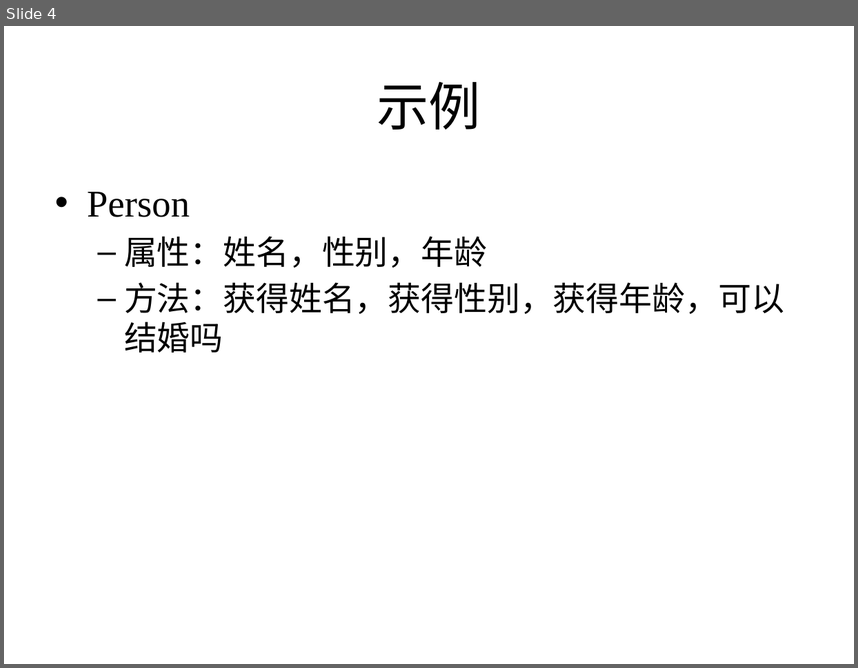
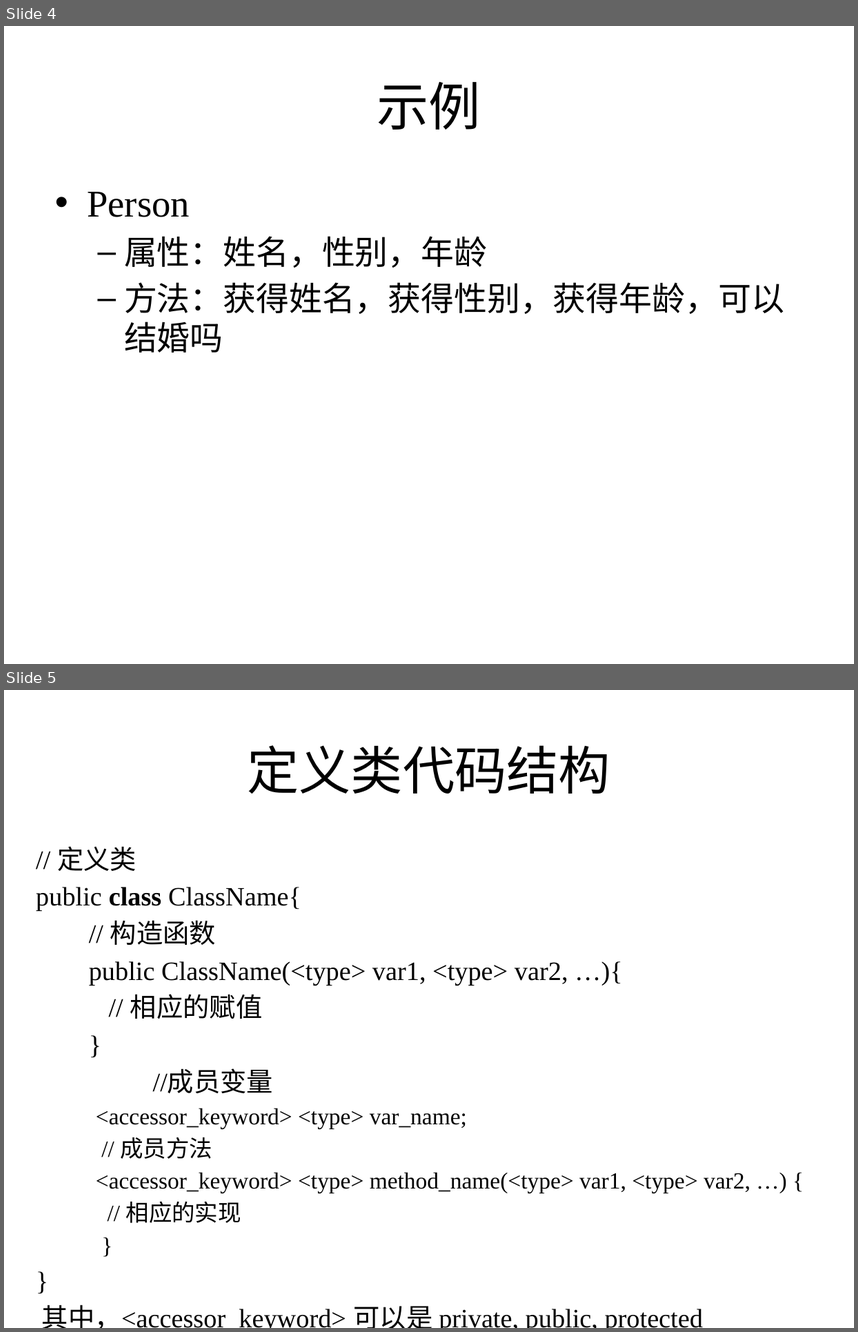
Before and after one commit to zhutao2015/JavaCourse, a slide deck: lesson3/class1.pptx. Shown one above the other, each under a label of ours: slide 4 before the commit, slides 4 and 5 after it. The pictures are 858x668 and 858x1332 pixels, drawn with LibreOffice and Linux fonts; fonts in the diff are those of the drawing. Boxes give left, top, right and bottom in pixels: in the first picture for what was removed or moved away, otherwise in the second. Text is boxed around its words. In the diff, an @@ line names an element or a change of style, - is before the commit and + after.

```diff
--- a/lesson3/class1.pptx
+++ b/lesson3/class1.pptx
@@ slide 5 added at box(4, 690, 854, 1328), background #FFFFFF @@
@@ title added at box(247, 745, 611, 793), 44 pt, text #000000 @@
+定义类代码结构
@@ text added at box(36, 846, 751, 1328), 22.4 pt, text #000000 @@
+// 定义类
+public class ClassName{
+// 构造函数
+public ClassName(<type> var1, <type> var2, …){
+// 相应的赋值
+}
+//成员变量
+  <accessor_keyword> <type> var_name;
+  // 成员方法
+  <accessor_keyword> <type> method_name(<type> var1, <type> var2, …) {
+  // 相应的实现
+  }
+}
+其中，<accessor_keyword> 可以是 private, public, protected
+<type> 可以是int, float, String等
```
Also in this commit, not shown: 1 slide changed, 3 other slides added.
